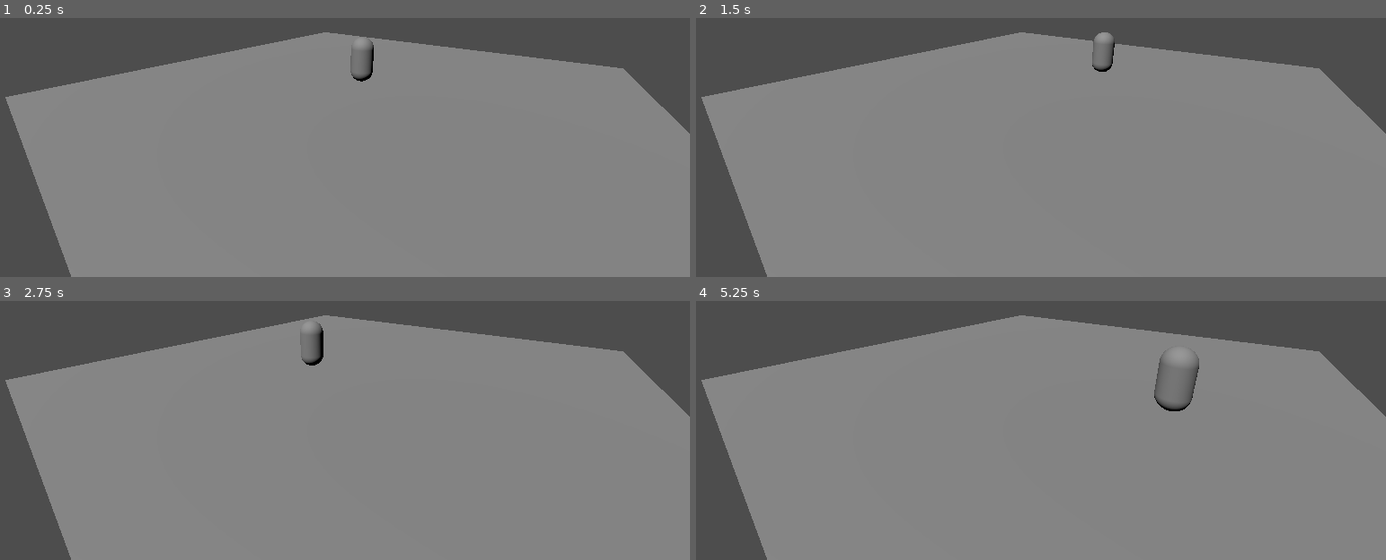
Above: before the commit, frames 1-4 (two rows, left to right).
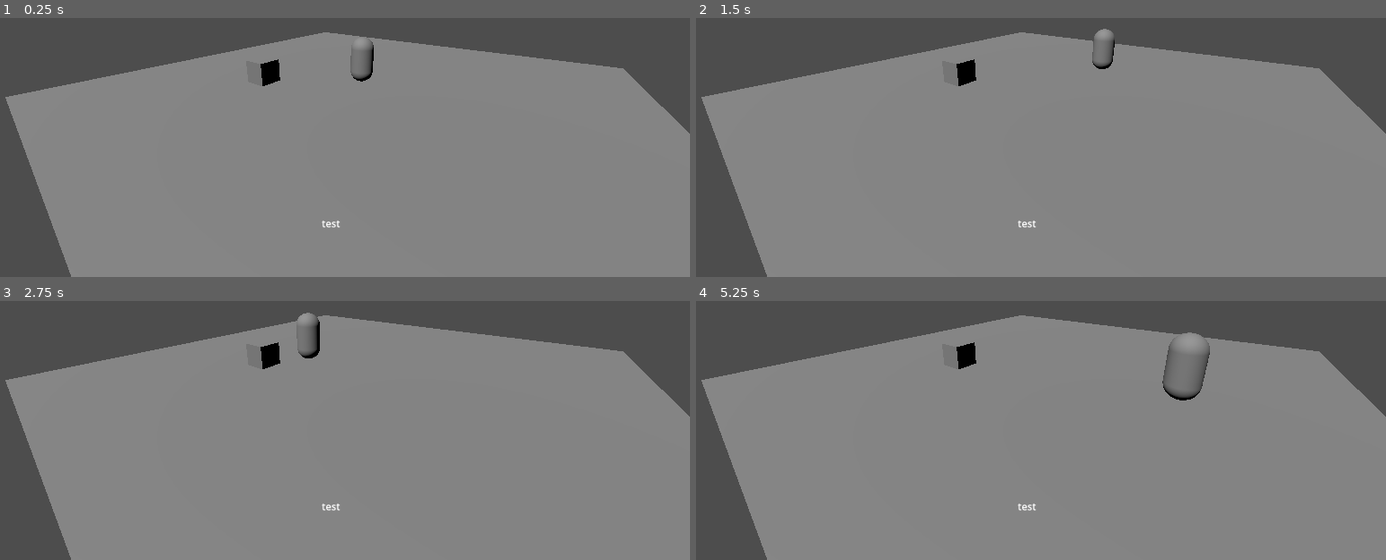
Above: after the commit, the same moments.

Repository: dedekm/ld57
Game: Godot game, scene res://src/main.tscn
The game is run twice, just before and just after one commit, with the same random seed, the same clock (stepped at 60 frames per second) and the same inputs.
Inputs (mouse positions are in pixels of both pictures, inside the frame that each line leads up to):
- Up to frame 1 (0.25 s): no input
- Up to frame 2 (1.5 s): tap Enter at 0.5 s; move the mouse to (1185, 56) at 0.52 s; click (1185, 56) at 0.67 s; move the mouse to (882, 95) at 1.27 s; click (882, 95) at 1.42 s
- Up to frame 3 (2.75 s): move the mouse to (outside the picture) at 2.02 s; click (outside the picture) at 2.17 s
- Up to frame 4 (5.25 s): move the mouse to (992, 438) at 2.77 s; click (992, 438) at 2.92 s; move the mouse to (1241, 420) at 3.52 s; click (1241, 420) at 3.67 s; move the mouse to (outside the picture) at 4.27 s; click (outside the picture) at 4.42 s; move the mouse to (1061, 357) at 5.02 s; click (1061, 357) at 5.17 s

The runs differ from the first frame. In frame 1, 0.3% of the frame differs, in the area x 37-50%, y 15-81%; in frame 2, 0.4%; in frame 3, 0.7%; in frame 4, 1.1%, in the area x 37-75%, y 12-81%.

Commit message:
add item & main text label

Diff:
--- /dev/null
+++ b/src/item.gd
@@ -0,0 +1,13 @@
+extends Node3D
+
+@export var description := [
+	"First line",
+	"Second line"
+]
+
+func interact() -> void:
+	print("Interacted with:", name)
+
+	var ui = get_tree().get_current_scene().user_interface
+	ui.add_text_lines(description)
+	ui.read_next_text_line()
--- /dev/null
+++ b/src/item.tscn
@@ -0,0 +1,20 @@
+[gd_scene load_steps=4 format=3 uid="uid://c0g1loc5u5kqf"]
+
+[ext_resource type="Script" uid="uid://8noyu8k0vtyy" path="res://src/item.gd" id="1_0chbe"]
+
+[sub_resource type="BoxMesh" id="BoxMesh_mdxpk"]
+
+[sub_resource type="BoxShape3D" id="BoxShape3D_mdxpk"]
+
+[node name="Item" type="Node3D"]
+script = ExtResource("1_0chbe")
+
+[node name="MeshInstance3D" type="MeshInstance3D" parent="."]
+transform = Transform3D(1, 0, 0, 0, 1, 0, 0, 0, 1, 0, 0.5, 0)
+mesh = SubResource("BoxMesh_mdxpk")
+
+[node name="Area3D" type="Area3D" parent="."]
+
+[node name="CollisionShape3D" type="CollisionShape3D" parent="Area3D"]
+transform = Transform3D(1, 0, 0, 0, 1, 0, 0, 0, 1, 0, 0.5, 0)
+shape = SubResource("BoxShape3D_mdxpk")
--- a/src/main.gd
+++ b/src/main.gd
@@ -2,18 +2,27 @@
 
 @onready var player = $Player
 @onready var camera = $Camera3D
+@onready var user_interface = $UserInterface
 
 func _unhandled_input(event: InputEvent) -> void:
 	if event is InputEventMouseButton and event.button_index == MOUSE_BUTTON_LEFT and event.pressed:
-		var from = camera.project_ray_origin(event.position)
-		var to = from + camera.project_ray_normal(event.position) * 1000
+		if user_interface.active:
+			user_interface.read_next_text_line()
+		else:
+			var from = camera.project_ray_origin(event.position)
+			var to = from + camera.project_ray_normal(event.position) * 1000
 
-		var space_state = get_world_3d().direct_space_state
-		var query = PhysicsRayQueryParameters3D.create(from, to)
-		query.exclude = [player]
-		var result = space_state.intersect_ray(query)
+			var space_state = get_world_3d().direct_space_state
+			var query = PhysicsRayQueryParameters3D.create(from, to)
+			query.exclude = [player]
+			query.collide_with_areas = true
+			var result = space_state.intersect_ray(query)
 
-		if result:
-			var point = result.position
-			print(point)
-			player.agent.set_target_position(point)
+			if result:
+				var target = result.position
+				var collider = result.collider.get_parent()
+
+				if collider.has_method("interact"):
+					player.move_to_target(target, collider)
+				else:
+					player.move_to_target(target)
--- a/src/main.tscn
+++ b/src/main.tscn
@@ -1,7 +1,9 @@
 [gd_scene load_steps=8 format=3 uid="uid://dq1fn50cgpecl"]
 
-[ext_resource type="Script" uid="uid://b64vowtdaprm" path="res://src/player.gd" id="1_eewff"]
 [ext_resource type="Script" uid="uid://dn0ykt5vhcw3n" path="res://src/main.gd" id="1_gh0ne"]
+[ext_resource type="PackedScene" uid="uid://jee3agli1ft3" path="res://src/player.tscn" id="2_gh0ne"]
+[ext_resource type="PackedScene" uid="uid://c0g1loc5u5kqf" path="res://src/item.tscn" id="3_5q4o7"]
+[ext_resource type="PackedScene" uid="uid://bxxoam48j34sp" path="res://src/user_interface.tscn" id="4_3cfgd"]
 
 [sub_resource type="NavigationMesh" id="NavigationMesh_ts572"]
 vertices = PackedVector3Array(-9.5, 0.4, -9.5, -9.5, 0.4, 9.5, 9.5, 0.4, 9.5, 9.5, 0.4, -9.5)
@@ -12,10 +14,6 @@
 
 [sub_resource type="BoxShape3D" id="BoxShape3D_gh0ne"]
 size = Vector3(20, 0.1, 20)
-
-[sub_resource type="CapsuleMesh" id="CapsuleMesh_ts572"]
-
-[sub_resource type="CapsuleShape3D" id="CapsuleShape3D_ts572"]
 
 [node name="Main" type="Node3D"]
 script = ExtResource("1_gh0ne")
@@ -32,24 +30,15 @@
 [node name="CollisionShape3D" type="CollisionShape3D" parent="NavigationRegion3D/MeshInstance3D/StaticBody3D"]
 shape = SubResource("BoxShape3D_gh0ne")
 
-[node name="Player" type="CharacterBody3D" parent="."]
-transform = Transform3D(1, 0, 0, 0, 1, 0, 0, 0, 1, 0, 1, 0)
-script = ExtResource("1_eewff")
-
-[node name="MeshInstance3D" type="MeshInstance3D" parent="Player"]
-mesh = SubResource("CapsuleMesh_ts572")
-
-[node name="RayCast3D" type="RayCast3D" parent="Player/MeshInstance3D"]
-transform = Transform3D(1, 0, 0, 0, 1, 0, 0, 0, 1, 0, 0.531643, 0)
-target_position = Vector3(0, 0, -1)
-
-[node name="CollisionShape3D" type="CollisionShape3D" parent="Player"]
-shape = SubResource("CapsuleShape3D_ts572")
-
-[node name="NavigationAgent3D" type="NavigationAgent3D" parent="Player"]
+[node name="Player" parent="." instance=ExtResource("2_gh0ne")]
 
 [node name="Camera3D" type="Camera3D" parent="."]
 transform = Transform3D(0.797215, -0.190906, 0.572715, 0, 0.948683, 0.316229, -0.603695, -0.252102, 0.756305, 5.74672, 4.01138, 9.87155)
 
 [node name="DirectionalLight3D" type="DirectionalLight3D" parent="."]
 transform = Transform3D(1, 0, 0, 0, 0.610311, 0.792162, 0, -0.792162, 0.610311, -15.9441, 8.37118, 0)
+
+[node name="Item" parent="." instance=ExtResource("3_5q4o7")]
+transform = Transform3D(1, 0, 0, 0, 1, 0, 0, 0, 1, -3.47815, 1.8999e-07, 2.72086)
+
+[node name="UserInterface" parent="." instance=ExtResource("4_3cfgd")]
--- a/src/player.gd
+++ b/src/player.gd
@@ -1,12 +1,15 @@
 extends CharacterBody3D
 
-@onready var agent: NavigationAgent3D = $NavigationAgent3D
 @export var move_speed: float = 4.0
 
-func _ready():
+@onready var agent: NavigationAgent3D = $NavigationAgent3D
+
+var target_object: Node3D = null
+
+func _ready() -> void:
 	agent.target_reached.connect(_on_target_reached)
 
-func _physics_process(delta):
+func _physics_process(_delta: float) -> void:
 	if !agent.is_navigation_finished():
 		var next_position = agent.get_next_path_position()
 		var target = next_position - global_position
@@ -19,12 +22,17 @@
 
 			var look_target = Vector3(next_position.x, global_position.y, next_position.z)
 			look_at(look_target, Vector3.UP)
-		else:
-			velocity = Vector3.ZERO
-			move_and_slide()
 	else:
 		velocity = Vector3.ZERO
 		move_and_slide()
 
-func _on_target_reached():
+func move_to_target(target_position: Vector3, object: Node3D = null) -> void:
+	agent.set_target_position(target_position)
+	target_object = object
+
+func _on_target_reached() -> void:
 	print("Destination reached!")
+
+	if target_object:
+		target_object.interact()
+		target_object = null
--- /dev/null
+++ b/src/player.tscn
@@ -0,0 +1,24 @@
+[gd_scene load_steps=4 format=3 uid="uid://jee3agli1ft3"]
+
+[ext_resource type="Script" uid="uid://b64vowtdaprm" path="res://src/player.gd" id="1_lowyb"]
+
+[sub_resource type="CapsuleMesh" id="CapsuleMesh_ts572"]
+
+[sub_resource type="CapsuleShape3D" id="CapsuleShape3D_ts572"]
+
+[node name="Player" type="CharacterBody3D"]
+script = ExtResource("1_lowyb")
+
+[node name="MeshInstance3D" type="MeshInstance3D" parent="."]
+transform = Transform3D(1, 0, 0, 0, 1, 0, 0, 0, 1, 0, 1, 0)
+mesh = SubResource("CapsuleMesh_ts572")
+
+[node name="RayCast3D" type="RayCast3D" parent="MeshInstance3D"]
+transform = Transform3D(1, 0, 0, 0, 1, 0, 0, 0, 1, 0, 0.531643, 0)
+target_position = Vector3(0, 0, -1)
+
+[node name="CollisionShape3D" type="CollisionShape3D" parent="."]
+transform = Transform3D(1, 0, 0, 0, 1, 0, 0, 0, 1, 0, 1, 0)
+shape = SubResource("CapsuleShape3D_ts572")
+
+[node name="NavigationAgent3D" type="NavigationAgent3D" parent="."]
--- /dev/null
+++ b/src/user_interface.gd
@@ -0,0 +1,19 @@
+extends CanvasLayer
+
+var text_lines := []
+var active := false
+
+@onready var main_text_label = $MainTextLabel
+
+func add_text_lines(new_text_lines: Array) -> void:
+	text_lines.append_array(new_text_lines)
+
+func read_next_text_line() -> void:
+	active = true
+	var current_text_line = text_lines.pop_front()
+
+	if current_text_line:
+		main_text_label.text = "[center]%s[/center]" % current_text_line
+	else:
+		main_text_label.text = ""
+		active = false
--- /dev/null
+++ b/src/user_interface.tscn
@@ -0,0 +1,21 @@
+[gd_scene load_steps=2 format=3 uid="uid://bxxoam48j34sp"]
+
+[ext_resource type="Script" uid="uid://sx2cu21krii" path="res://src/user_interface.gd" id="1_3kegs"]
+
+[node name="UserInterface" type="CanvasLayer"]
+script = ExtResource("1_3kegs")
+
+[node name="MainTextLabel" type="RichTextLabel" parent="."]
+anchors_preset = 7
+anchor_left = 0.5
+anchor_top = 1.0
+anchor_right = 0.5
+anchor_bottom = 1.0
+offset_left = -381.0
+offset_top = -98.0
+offset_right = 381.0
+offset_bottom = -58.0
+grow_horizontal = 2
+grow_vertical = 0
+bbcode_enabled = true
+text = "[center]test[center]"
Not shown, added: src/item.gd.uid
Not shown, added: src/user_interface.gd.uid
